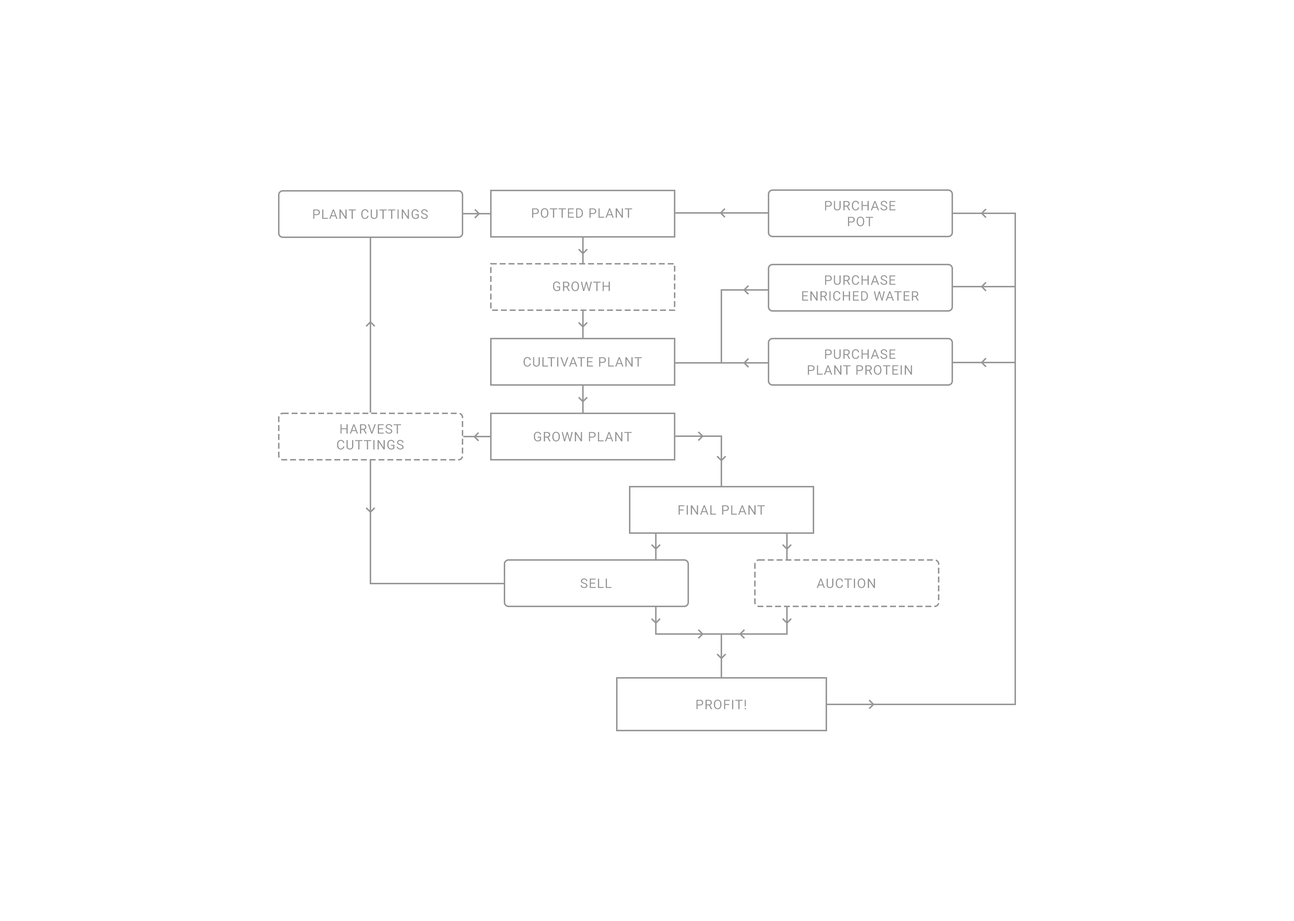
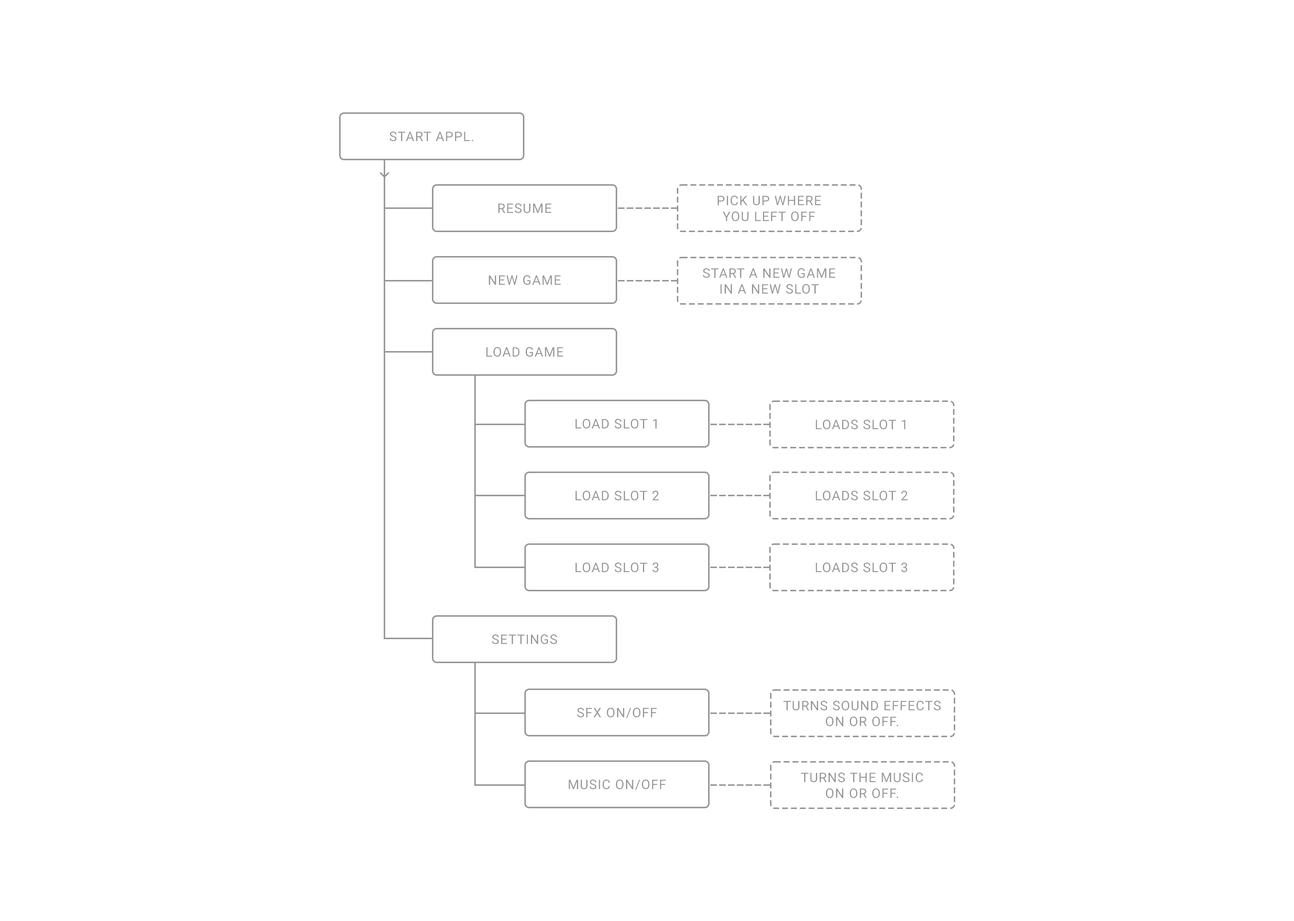
Revision of a layered 1294x921 image; what changed, layer by layer:
added group "Menu flow" with 58 layers above "gameplay" over [339, 112, 956, 809]
added group "Group 3" (2nd of 3, in "Menu flow") with 56 layers in group "Menu flow" over [339, 112, 956, 809]
added group "Group 7" (2nd of 3, in "Menu flow" › "Group 3") with 55 layers in group "Group 3" over [339, 112, 956, 809]
added layer "Rectangle 1 copy 30" (1st of 2, in "Menu flow" › "Group 3" › "Group 7") in group "Group 7" over [770, 760, 956, 809]
added layer "Rectangle 1 copy 30" (2nd of 2, in "Menu flow" › "Group 3" › "Group 7") in group "Group 7" over [524, 760, 710, 808]
added layer "Rectangle 1 copy 21" in group "Group 7" over [524, 688, 710, 737]
added layer "Rectangle 1 copy 28" in group "Group 7" over [769, 543, 955, 592]
added layer "Rectangle 1 copy 27" in group "Group 7" over [769, 471, 955, 520]
added layer "Rectangle 1 copy 26" in group "Group 7" over [769, 400, 955, 449]
added layer "Rectangle 1 copy 20" in group "Group 7" over [676, 256, 863, 305]
added layer "Rectangle 1 copy 19" in group "Group 7" over [676, 184, 863, 233]
added layer "Rectangle 1 copy 18" in group "Group 7" over [431, 614, 618, 663]
added layer "Rectangle 1 copy 25" in group "Group 7" over [524, 543, 710, 592]
added layer "Rectangle 1 copy 24" in group "Group 7" over [524, 471, 710, 520]
added layer "Rectangle 1 copy 23" in group "Group 7" over [524, 399, 710, 448]
added layer "Rectangle 1 copy 17" in group "Group 7" over [431, 327, 618, 376]
added layer "Rectangle 1 copy 16" in group "Group 7" over [431, 255, 618, 304]
added layer "Rectangle 1 copy 15" in group "Group 7" over [431, 184, 618, 233]
added layer "Rectangle 1 copy 7" (2nd of 3, in "Menu flow" › "Group 3" › "Group 7") in group "Group 7" over [339, 112, 525, 161]
renamed "Group 5" to "gameplay", hid the group it (101 layers) over [278, 189, 1017, 731]
…and 45 more changes (39 added, 6 painted)
